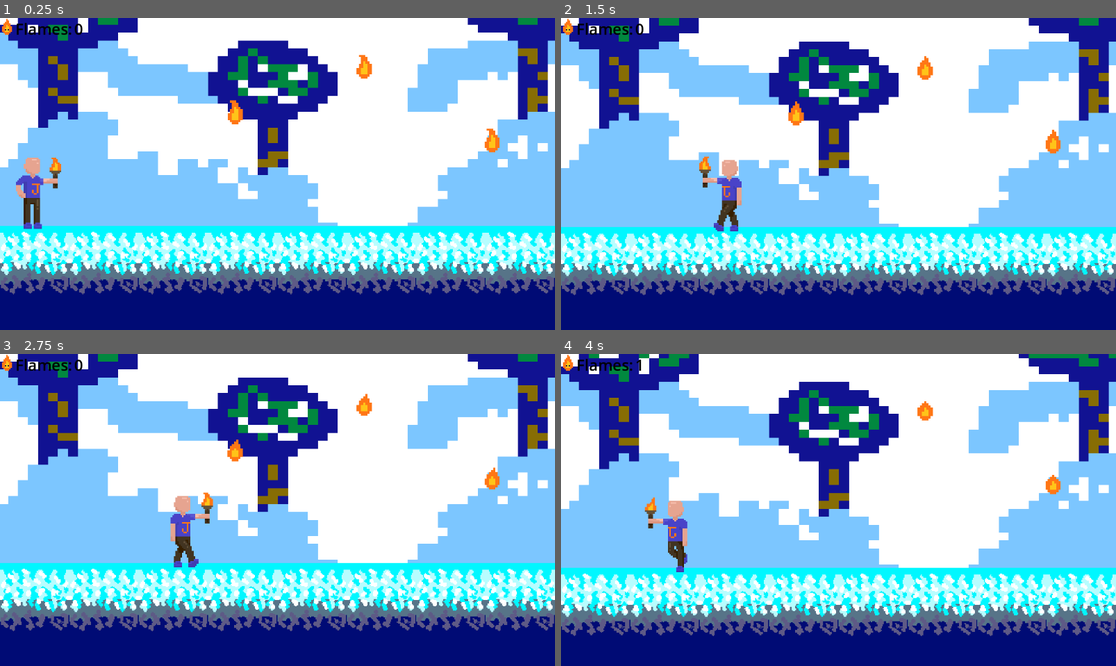
Above: before the commit, frames 1-4 (two rows, left to right).
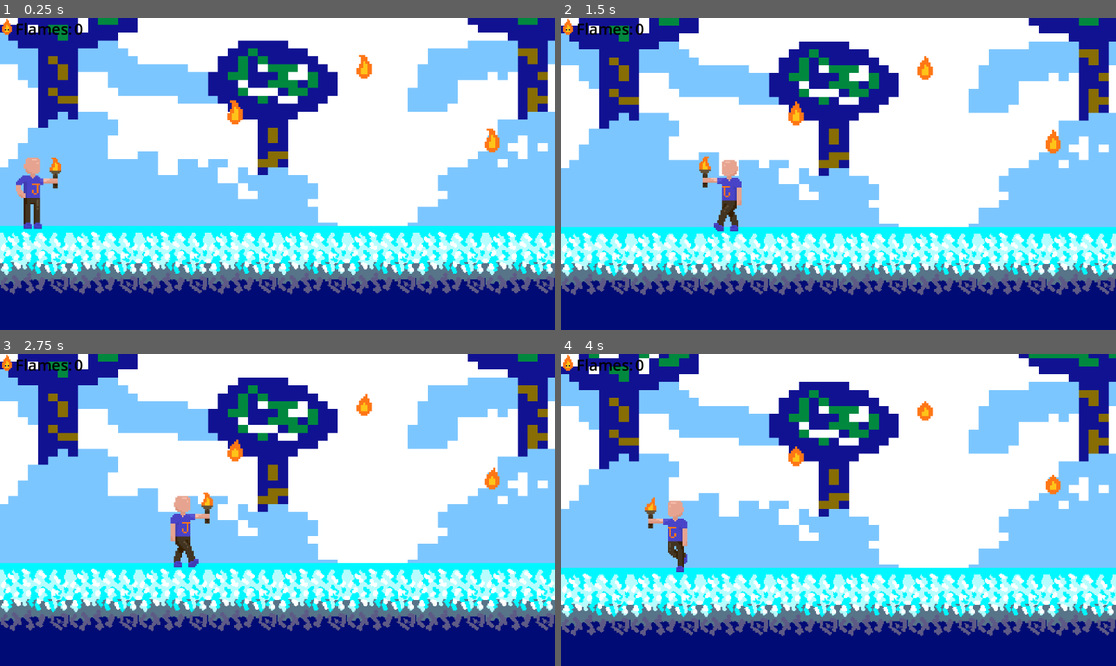
Above: after the commit, the same moments.

Repository: Elena-Barrachina/PonentJam
Game: Godot game, scene res://scenes/main.tscn
The game is run twice, just before and just after one commit, with the same random seed, the same clock (stepped at 60 frames per second) and the same inputs.
Inputs:
- Up to frame 1 (0.25 s): no input
- Up to frame 2 (1.5 s): hold Right (ui_right) 0.53-1.28 s; hold Left (ui_left) from 1.28 s (still down)
- Up to frame 3 (2.75 s): release Left (ui_left) at 2.03 s; hold Right (ui_right) from 2.03 s (still down)
- Up to frame 4 (4 s): release Right (ui_right) at 2.78 s; hold Up (ui_up) 2.78-3.53 s; hold Left (ui_left) from 3.53 s (still down)

The runs differ from the first frame. In frame 1, less than 0.1% of the frame differs, in the area x 40-42%, y 30-33%; in frame 2, less than 0.1%; in frame 3, less than 0.1%; in frame 4, 0.3%, in the area x 10-100%, y 1-80%.

Commit message:
Pebetero configurado, falta pulirlo

Diff:
--- /dev/null
+++ b/scenes/Pebetero.tscn
@@ -0,0 +1,57 @@
+[gd_scene load_steps=8 format=3 uid="uid://cm6h2wi3t4p8d"]
+
+[ext_resource type="Texture2D" uid="uid://cd2f8n1lctvof" path="res://assets/pebetero.png" id="1_7jjcd"]
+[ext_resource type="Script" uid="uid://cwd4jwabcjgja" path="res://scripts/pebetero.gd" id="1_rm2nr"]
+
+[sub_resource type="RectangleShape2D" id="RectangleShape2D_7jjcd"]
+size = Vector2(32, 42.5)
+
+[sub_resource type="AtlasTexture" id="AtlasTexture_7jjcd"]
+atlas = ExtResource("1_7jjcd")
+region = Rect2(1, 5, 32, 43)
+
+[sub_resource type="AtlasTexture" id="AtlasTexture_rm2nr"]
+atlas = ExtResource("1_7jjcd")
+region = Rect2(32, 5, 32, 43)
+
+[sub_resource type="AtlasTexture" id="AtlasTexture_5fq52"]
+atlas = ExtResource("1_7jjcd")
+region = Rect2(64, 5, 32, 43)
+
+[sub_resource type="SpriteFrames" id="SpriteFrames_52dxw"]
+animations = [{
+"frames": [{
+"duration": 1.0,
+"texture": SubResource("AtlasTexture_7jjcd")
+}],
+"loop": true,
+"name": &"apagado",
+"speed": 5.0
+}, {
+"frames": [{
+"duration": 1.0,
+"texture": SubResource("AtlasTexture_rm2nr")
+}, {
+"duration": 1.0,
+"texture": SubResource("AtlasTexture_5fq52")
+}],
+"loop": true,
+"name": &"encendido",
+"speed": 5.0
+}]
+
+[node name="RigidBody2D" type="RigidBody2D"]
+collision_layer = 3
+collision_mask = 3
+script = ExtResource("1_rm2nr")
+
+[node name="CollisionShape2D" type="CollisionShape2D" parent="."]
+position = Vector2(0, 0.75)
+shape = SubResource("RectangleShape2D_7jjcd")
+
+[node name="AnimatedSprite2D" type="AnimatedSprite2D" parent="."]
+sprite_frames = SubResource("SpriteFrames_52dxw")
+animation = &"encendido"
+frame_progress = 0.35657063
+
+[connection signal="body_entered" from="." to="." method="_on_body_entered"]
--- a/scenes/Player.tscn
+++ b/scenes/Player.tscn
@@ -75,9 +75,11 @@
 }]
 
 [sub_resource type="RectangleShape2D" id="RectangleShape2D_vio6t"]
-size = Vector2(29, 44)
+size = Vector2(17, 45)
 
 [node name="CharacterBody2D" type="CharacterBody2D"]
+collision_layer = 3
+collision_mask = 3
 script = ExtResource("1_jt5h6")
 
 [node name="AnimatedSprite2D" type="AnimatedSprite2D" parent="."]
@@ -86,7 +88,7 @@
 autoplay = "Parado"
 
 [node name="CollisionShape2D" type="CollisionShape2D" parent="."]
-position = Vector2(-0.5, 0)
+position = Vector2(-6.5, -0.5)
 shape = SubResource("RectangleShape2D_vio6t")
 
 [node name="pasos_audio" type="AudioStreamPlayer2D" parent="."]
--- a/scenes/main.tscn
+++ b/scenes/main.tscn
@@ -6,6 +6,7 @@
 [ext_resource type="PackedScene" uid="uid://d0l8qgped5xr5" path="res://scenes/Player.tscn" id="5_vcsgt"]
 [ext_resource type="Texture2D" uid="uid://b2j6nnw3k8fu4" path="res://assets/backgrounds/fondo_hielo.png" id="6_c01mt"]
 [ext_resource type="PackedScene" uid="uid://3q1ym1ps6hvn" path="res://scenes/Flame.tscn" id="7_nxtc6"]
+[ext_resource type="PackedScene" uid="uid://cm6h2wi3t4p8d" path="res://scenes/Pebetero.tscn" id="7_o6xl0"]
 
 [sub_resource type="WorldBoundaryShape2D" id="WorldBoundaryShape2D_sugp2"]
 
@@ -82,7 +83,7 @@
 [node name="TextureRect2" type="TextureRect" parent="."]
 offset_left = 579.0
 offset_right = 1169.0
-offset_bottom = 468.0
+offset_bottom = 464.0
 texture = ExtResource("6_c01mt")
 flip_h = true
 
@@ -127,6 +128,9 @@
 position = Vector2(587, 392)
 scale = Vector2(2, 2)
 
+[node name="RigidBody2D" parent="." instance=ExtResource("7_o6xl0")]
+position = Vector2(809, 443)
+
 [node name="CharacterBody2D" parent="." instance=ExtResource("5_vcsgt")]
 position = Vector2(37, 438)
 scale = Vector2(1.5, 1.5)
--- /dev/null
+++ b/scenes/pebetero.gd
@@ -0,0 +1,47 @@
+# pebetero.gd
+# Adjunto al nodo RigidBody2D 'Pebetero'
+extends RigidBody2D
+
+# Referencias a los nodos hijos
+@onready var animated_sprite = $AnimatedSprite2D
+@onready var collision_shape = $CollisionShape2D
+
+# Bandera para controlar el estado
+var esta_encendido = false
+
+func _ready():
+	# 1. Configuración de RigidBody2D para Godot 4.5.x:
+
+	# Habilitamos el monitoreo de contactos (OBLIGATORIO)
+	set_contact_monitor(true)
+
+	# Establecemos el cuerpo como congelado/estático al inicio (la sintaxis directa)
+	# ¡ESTA LÍNEA CORRIGE EL ERROR "set_freeze()"!
+	freeze = true
+
+	# Bloqueamos la rotación para evitar movimientos extraños
+	lock_rotation = true
+
+	# 2. Inicializar la animación a "apagado" y asegurar que se muestra:
+
+	# Esto asegura que la animación "apagado" sea la que se vea.
+	animated_sprite.set_animation("apagado")
+	animated_sprite.stop()
+
+	# 3. Conectamos la señal de colisión (body_entered)
+	body_entered.connect(_on_body_entered)
+
+
+# Función que se ejecuta cuando el Jugador (CharacterBody2D) entra en contacto
+func _on_body_entered(body: Node2D):
+	if body.name == "CharacterBody2D" and not esta_encendido:
+
+		# A) Cambiar la animación a "encendido"
+		animated_sprite.play("encendido")
+		esta_encendido = true
+
+		# B) Desactivar la colisión para evitar repeticiones
+		collision_shape.disabled = true
+
+		# C) Finalizar el juego
+		print("Pebetero encendido. ¡Juego Terminado!")
--- /dev/null
+++ b/scripts/pebetero.gd
@@ -0,0 +1,43 @@
+# pebetero.gd
+# Adjunto al nodo RigidBody2D 'Pebetero'
+extends RigidBody2D
+
+# Referencias a los nodos hijos
+@onready var animated_sprite = $AnimatedSprite2D
+@onready var collision_shape = $CollisionShape2D
+
+# Bandera para controlar el estado
+var esta_encendido = false
+
+func _ready():
+	# 1. Configuración de RigidBody2D para Godot 4.x:
+
+	# Habilitamos el monitoreo de contactos (OBLIGATORIO)
+	set_contact_monitor(true)
+
+	# Congelamos el cuerpo para que se comporte como estático al inicio
+	freeze = true
+
+	# Bloqueamos la rotación para evitar movimientos extraños
+	lock_rotation = true
+
+	# 2. Inicializar la animación a "apagado" y asegurar que se muestra:
+	animated_sprite.set_animation("apagado")
+	animated_sprite.stop()
+
+# Función que se ejecuta cuando el Player (CharacterBody2D) entra en contacto
+func _on_body_entered(body: Node2D):
+	# Verificamos si el cuerpo que ha colisionado es el Jugador
+	if body.name == "CharacterBody2D" and not esta_encendido:
+
+		# A) Cambiar la animación a "encendido"
+		animated_sprite.play("encendido")
+		esta_encendido = true
+
+		# B) Desactivar la colisión para evitar repeticiones
+		collision_shape.disabled = true
+
+		# Opcional: Imprimir un mensaje de confirmación
+		print("Pebetero encendido.")
+
+		# Lógica de finalización del juego (Ignorada según tu petición)
Not shown: 1 places in scenes/main.tscn that only renumber resources
Not shown, added: scenes/pebetero.gd.uid
Not shown, added: scripts/pebetero.gd.uid
